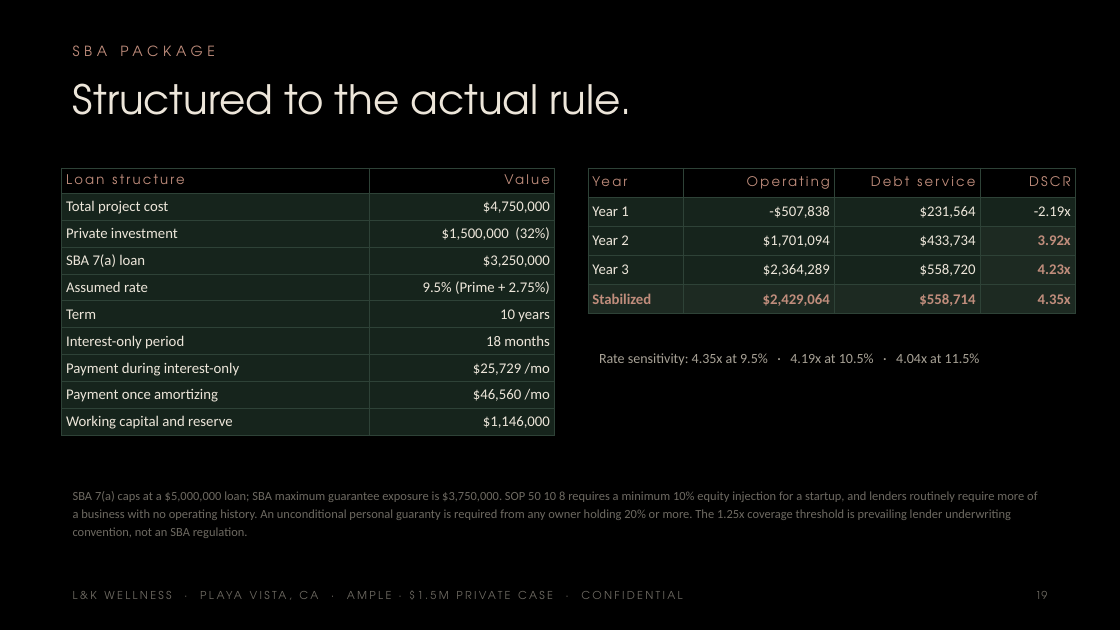
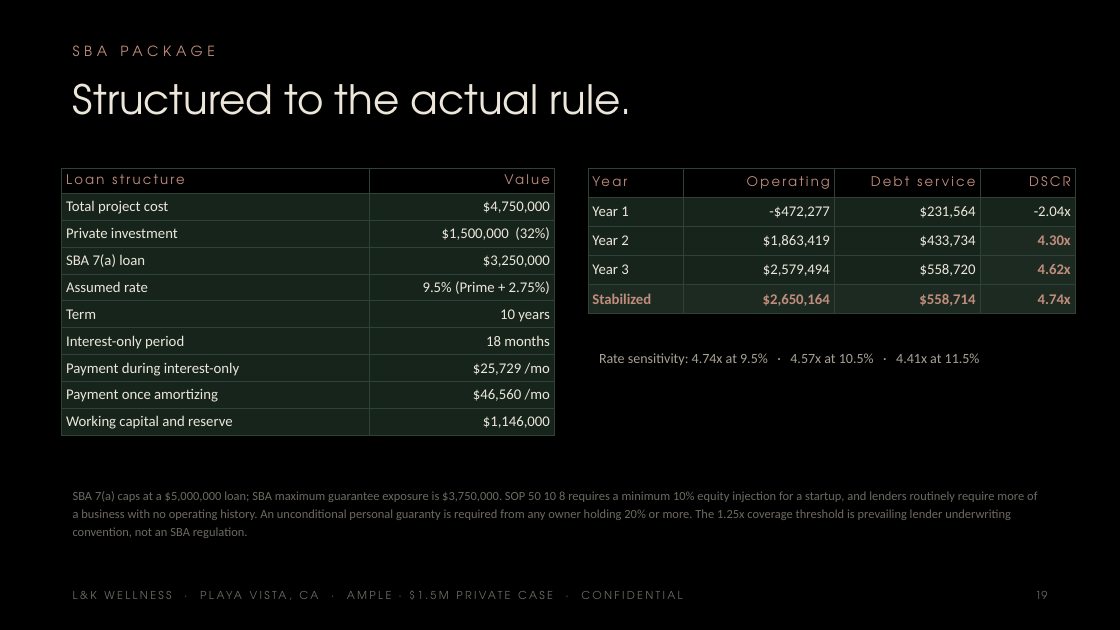
Before and after one commit to apexalpha811/2mil_ample, a slide deck: slide 19 of 1.5mil_ample.pptx. Drawn at 1120x630 pixels with LibreOffice and Linux fonts; fonts in the diff are those of the drawing. Boxes give left, top, right and bottom in pixels: in the first picture for what was removed or moved away, otherwise in the second. Text is boxed around its words. In the diff, an @@ line names an element or a change of style, - is before the commit and + after.

```diff
--- a/1.5mil_ample.pptx
+++ b/1.5mil_ample.pptx
@@ table at (x1=588, y1=168, x2=1075, y2=310) @@
-row 2, column 2: -$507,838
+row 2, column 2: -$472,277
-row 2, column 4: -2.19x
+row 2, column 4: -2.04x
-row 3, column 2: $1,701,094
+row 3, column 2: $1,863,419
-row 3, column 4: 3.92x
+row 3, column 4: 4.30x
-row 4, column 2: $2,364,289
+row 4, column 2: $2,579,494
-row 4, column 4: 4.23x
+row 4, column 4: 4.62x
-row 5, column 2: $2,429,064
+row 5, column 2: $2,650,164
-row 5, column 4: 4.35x
+row 5, column 4: 4.74x
@@ text at (x1=599, y1=353, x2=980, y2=365): text changed @@
-Rate sensitivity: 4.35x at 9.5% · 4.19x at 10.5% · 4.04x at 11.5%
+Rate sensitivity: 4.74x at 9.5% · 4.57x at 10.5% · 4.41x at 11.5%
```
Also in this commit, not shown: 12 other slides changed, 5 other files.
